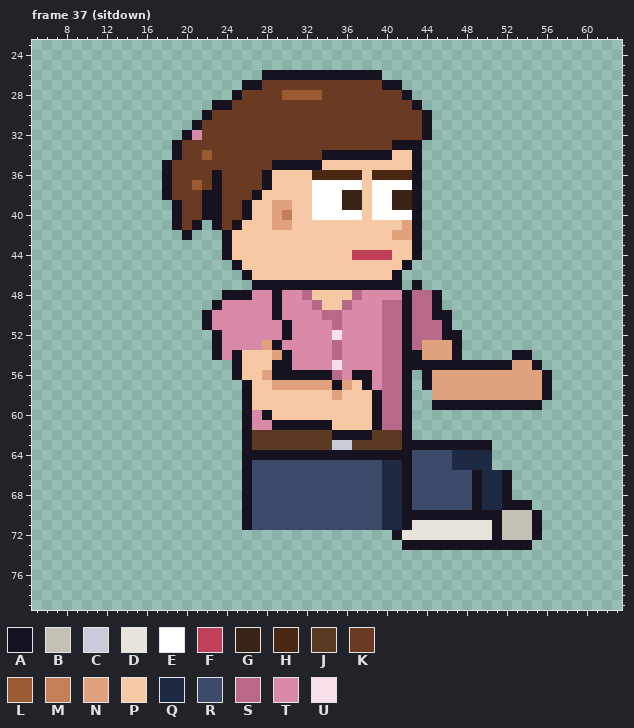
Edited in one commit: pixel-art file (sprites/clients/client_dentrec_a_right_anim.aseprite). Above, as it was before the edit.
64x80 pixels, 129 frames. Shown: frame 37 (sitdown): x 5..63, y 23..79. The old version is drawn lined up with the new one. The commit also changed other frames, which this record leaves out.
Visible layers, top first: "Arm Top", "Hair", "Face", "Watch", "Near Arm", "Collar", "Belt", "Shirt", "Body", "Back Arm", "Pants", "Shoes".
Palette (. is transparent): A #17121f  B #c4c0b6  C #c8ccd8  D #e8e4dc  E #ffffff  F #c0405a  G #3a2418  H #4a2812  J #5a3a22  K #6a3a22  L #9a5a32  M #c47e58  N #e0a27c  P #f6c9a4  Q #1e2a44  R #3e4a6a  S #b86888  T #d88aa8  U #f8e0ea
Pixels before, frame 37 (sitdown) (only the part around the change), first column x 15:
37 ...AKKLKAKKKKAPPPPEEEEEPEEEEA...................
38 ...AKKKAAKKKAPPPPPEEEGGPEEGGA...................
39 ....AKKAAKKAPPNNPPEEEGGPEEGGA...................
40 ....AKKAAKKAPPNMPPEEEEEPEEEEA...................
41 ....AKA.AKAPPPNNPPPPPPPPPPPNA...................
42 .....A...APPPPPPPPPPPPPPPPNNA...................
43 .........APPPPPPPPPPPPPPPPPPA...................
44 .........APPPPPPPPPPPPFFFFPPA...................
45 ..........APPPPPPPPPPPPPPPPA....................
46 ...........APPPPPPPPPPPPPPA.....................
47 ............AAAAAAAAAAAAAAA.A...................
48 .........AAATTATTSPPPPSTTTTASSA.................
49 ........ATTTTTATTTSPPSTTTSSASSA.................
50 .......ATTTTTTATTTTSSTTTTSSASSAA................
51 .......ATTTTTTTATTTTSTTTTSSASSSA................
52 ........ATTTTTTATTTTUTTTTSSASSSAA...............
53 ........ATTTTNATTTTTSTTTTSSASNNNA...............
54 ........ATAPPPNATTTTSTTTTSSAANNNA.....AA........
55 ..........APPPAATTTTUTTTTSSAAAAAAAAAAANNA.......
56 ..........APPNAAAAAASTAATSSA.ANNNNNNNNNNNA......
57 ...........APPNNNNNNANPATSSA.ANNNNNNNNNNNA......
58 ...........APPPPPPPPNPPPASSA..NNNNNNNNNNNA......
59 ...........APPPPPPPPPPPPASSA..AAAAAAAAAAA.......
60 ...........ATAPPPPPPPPPPASSA....................
61 ...........ATTAAAAAAPPPPASSA....................
62 ...........AJJJJJJJJAAAAJJJA....................
63 ...........AJJJJJJJJCCJJJJJAAAAAAAAA............
64 ...........AAAAAAAAAAAAAAAAARRRRQQQQ............
65 ...........ARRRRRRRRRRRRRQQARRRRQQQQ............
66 ...........ARRRRRRRRRRRRRQQARRRRRRAQQA..........
67 ...........ARRRRRRRRRRRRRQQARRRRRRAQQA..........
68 ...........ARRRRRRRRRRRRRQQARRRRRRAQQA..........
69 ...........ARRRRRRRRRRRRRQQARRRRRRAQQAAA........
70 ...........ARRRRRRRRRRRRRQQAAAAAAAAAABBBA.......
71 ...........ARRRRRRRRRRRRRQQADDDDDDDDABBBA.......
72 ..........................ADDDDDDDDDABBBA.......
73 ...........................AAAAAAAAAAAAA........
74 ................................................
75 ................................................
76 ................................................
77 ................................................
78 ................................................
79 ................................................
The same view after the edit:
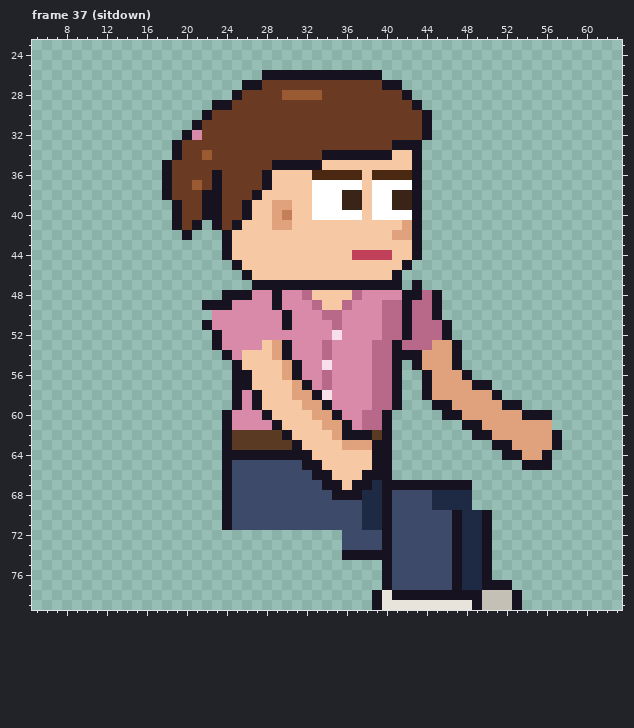
From old to new:
whole drawing moved by +2,-6 (the old picture is shown already moved)
Changed rows in their new state; - is an unchanged pixel.
Frame 37 (sitdown):
first column x 22:
48 ---------------------A--------------
49 A-A---------------------------------
50 .------TA---------------.-----------
52 --------T----------------.----------
53 ------PNA---ST---S-AS-S-------------
54 -.AT--------ST---S-A-----------..---
55 -------PNA--UT---S-A.-NNN-........--
56 ----A-PPN-TTST-TTS-A.-----A........-
57 ---A---PP-ATSTTTTS-A.------AA......-
58 ---ATA---NNAUTTTTS-A.-A------A.....-
59 ---ATA----NNATTTTS-A.----NNNNN--..--
60 --ATT------NNATTSSA..---AANNNNNNAAA-
61 --ATT---PPPPNNATSSA..-----AANNNNNNN-
62 --AJJ---APPPPN----A..------AANNNNNNA
63 --AJJ----APPPPNNNAA..........AANNNNA
64 --AA-------PPPPPP--..........-AANNA-
65 --ARR-----AAPPPPPAA..........---AAA-
66 --ARR------AAPPPAAA............-----
67 --ARR-------AAPAAQAA-AAAAAA....-----
68 --ARR--------AAAQQARR--QQQQ....-----
69 --ARR-----------QQARR--QQQQ......---
70 --ARR-----------QQARRRRRR-QQ-.....--
71 --ARR-----------QQARRRRRRAQQA.....--
72 --------------RRRRARRRRRRAQQA.....--
73 --------------RRRRARRRRRR-QQ-....---
74 --------------AAAAARRRRRRAQQA-------
75 ------------------ARRRRRRAQQA-------
76 ------------------ARRRRRRAQQA-------
77 ------------------ARRRRRRAQQAAA-----
78 -----------------ADAAAAAAAAABBBA----
79 -----------------ADDDDDDDDDABBBA----
Where, in picture pixels (left, top, right, bottom), the same in both pictures:
changed: (202, 290, 562, 610)
